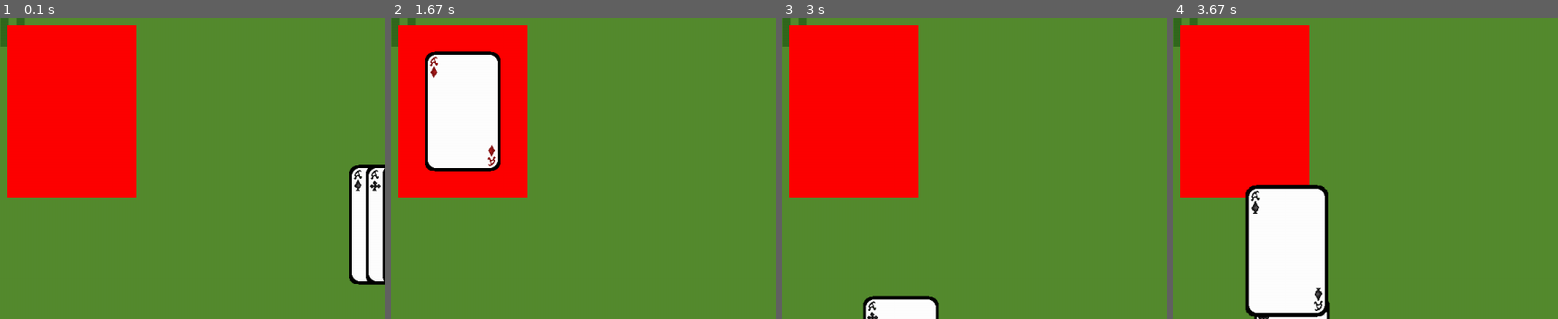
Above: before the commit, frames 1-4 (left to right).
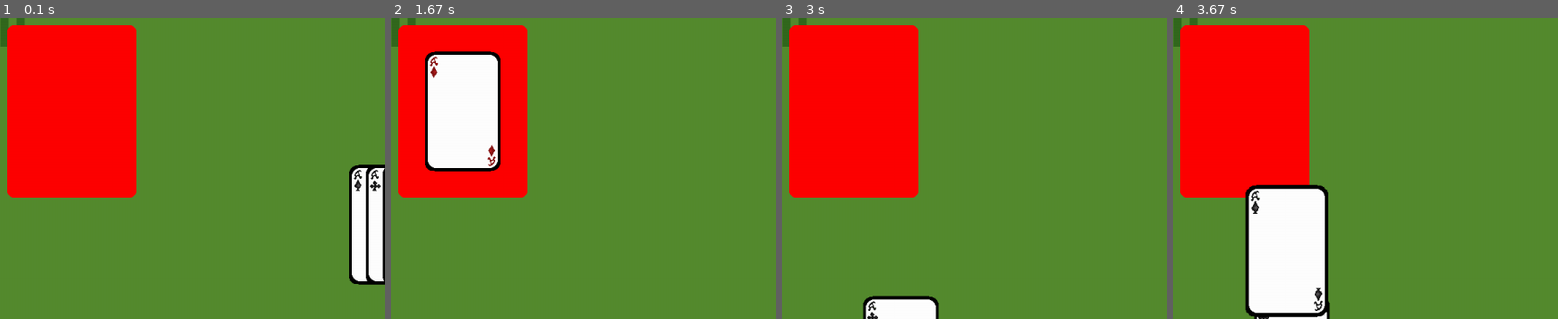
Above: after the commit, the same moments.

Repository: etooley77/pygame-card-game-engine
Game: pygame game, started from main.py
Two runs of this game, one before a commit and one after it. Both use one fixed random seed, a clock stepped at 60 frames per second and the inputs below.
Inputs (mouse positions are % of the whole screen's width and height, from its top left):
- Up to frame 1 (0.1 s): no input
- Up to frame 2 (1.67 s): press the mouse at (60, 44) at 0.37 s; move the mouse to (39, 40) at 0.47 s; release the mouse at (17, 35) at 0.6 s; press the mouse at (15, 25) at 0.7 s; move the mouse to (15, 26) at 0.8 s; release the mouse at (15, 26) at 0.93 s; press the mouse at (58, 44) at 1.03 s; move the mouse to (74, 66) at 1.13 s; release the mouse at (90, 88) at 1.27 s; press the mouse at (56, 44) at 1.37 s; move the mouse to (41, 63) at 1.47 s; release the mouse at (27, 83) at 1.6 s
- Up to frame 3 (3 s): press the mouse at (90, 88) at 1.7 s; move the mouse to (55, 77) at 1.8 s; release the mouse at (21, 66) at 1.93 s; press the mouse at (27, 83) at 2.03 s; move the mouse to (58, 47) at 2.13 s; release the mouse at (89, 12) at 2.27 s; press the mouse at (15, 25) at 2.37 s; move the mouse to (30, 19) at 2.47 s; release the mouse at (45, 13) at 2.6 s; press the mouse at (45, 13) at 2.7 s; move the mouse to (61, 17) at 2.8 s; release the mouse at (76, 22) at 2.93 s
- Up to frame 4 (3.67 s): press the mouse at (89, 12) at 3.03 s; move the mouse to (74, 28) at 3.13 s; release the mouse at (58, 44) at 3.27 s; press the mouse at (58, 44) at 3.37 s; move the mouse to (39, 46) at 3.47 s; release the mouse at (20, 49) at 3.6 s
The pictures show only the part of the screen within x 5-55%, y 10-60%; the shares and areas given below are measured in that part.

The runs differ from the first frame. In frame 1, less than 0.1% of the frame differs, in the area x 1-36%, y 2-60%; in frame 2, less than 0.1%; in frame 3, less than 0.1%; in frame 4, less than 0.1%.

Commit message:
rewrite snapping mechanics to fix bugs

Diff:
--- a/engine/cards/behaviors/snappable.py
+++ b/engine/cards/behaviors/snappable.py
@@ -4,12 +4,7 @@
     def __init__(self):
         self.is_snapped = False
         self.is_locked = False
-        self.curr_zone = None
-
-    def snap(self, zone):
-        self.curr_zone = zone
 
     def unsnap(self):
-        self.curr_zone.remove_card()
         self.is_snapped = False
         self.curr_zone = None
--- a/engine/cards/card.py
+++ b/engine/cards/card.py
@@ -38,7 +38,7 @@
 		# Set currently active and hovered cards
 		if can_be_dragged:
 			Card.hovered = self
-			if input_context["mouse"]["mouse_pressed"] and not self.snappable.is_locked:
+			if input_context["mouse"]["mouse_pressed"]:
 				Card.active = self
 		else:
 			if Card.hovered == self:
@@ -49,10 +49,7 @@
 		else:
 			self.hoverable.stop_hover()
 
-		if self == Card.active:
-			if self.snappable.is_snapped and not self.snappable.is_locked:
-				self.snappable.unsnap()
-
+		if self == Card.active and not self.snappable.is_snapped:
 			if MouseHandler.check_inside_screen(input_context["mouse"]["mouse_pos"], game_context["window_size"]):
 				if input_context["mouse"]["mouse_pressed"]:
 					self.draggable.start_drag(input_context["mouse"]["mouse_pos"], self.pos)
--- a/engine/cards/obj/snap_zone.py
+++ b/engine/cards/obj/snap_zone.py
@@ -12,33 +12,43 @@
         else:
             super().__init__(pos, SnapZone.DEFAULT_SIZE)
 
+        self.color = (255, 0, 0)
+        self.border_radius = 10
+        self.highlighted = False
+
         self.max_cards = max_cards
         self.cards = []
         self.locked = locked
 
-    def add_card(self, card):
-        if len(self.cards) < self.max_cards:
-            self.cards.append(card)
-            card.snappable.curr_zone = self
-            Card.active == None
+    def snap(self, card):
+        card.snappable.is_snapped = True
+        self.cards.insert(0, card)
 
-            card.rect.center = self.center
-            card.pos = card.rect.topleft
+        card.rect.center = self.center
+        card.pos = card.rect.topleft
 
-            card.snappable.is_snapped = True
-            if self.locked:
-                card.snappable.is_locked = True
+    def unsnap(self):
+        card = self.cards.pop(0)
 
-    def remove_card(self):
-        self.cards.pop(0)
+        card.snappable.is_snapped = False
 
     def update(self, dt, input_context):
-        if self.collidepoint(input_context["mouse"]["mouse_pos"]) and input_context["mouse"]["mouse_released"] and Card.active is not None:
-            self.add_card(Card.active)
+        # Check for inserted cards
+        if Card.active is not None and self.colliderect(Card.active.draggable_rect):
+            self.highlighted = True
 
+            if input_context["mouse"]["mouse_released"] and len(self.cards) < self.max_cards:
+                self.snap(Card.active)
+        else:
+            self.highlighted = False
+
+        # Card removal
+        if len(self.cards) > 0:
+            if Card.hovered == self.cards[0] and input_context["mouse"]["mouse_pressed"]:
+                self.unsnap()
 
     def render(self, surface):
-        draw.rect(surface, (255, 0, 0), self)
+        draw.rect(surface, self.color, self, border_radius=self.border_radius)
 
 
 
--- a/game/states/sandbox_state.py
+++ b/game/states/sandbox_state.py
@@ -54,4 +54,4 @@
 		aod = Card(self.game_context["asset_manager"].get("ace_of_diamonds"), (650, 300))
 		self.cards.append(aod)
 
-		self.snap_zone = SnapZone((100, 100), None, 1, False)
+		self.snap_zone = SnapZone((100, 100), None, 2, False)
